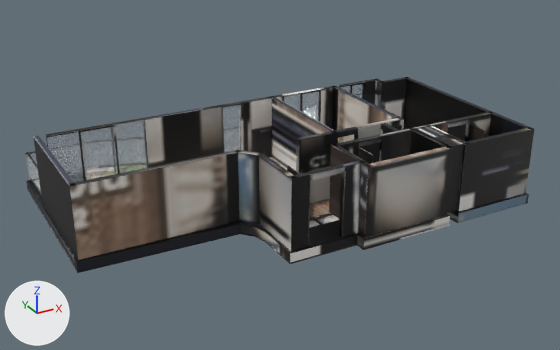
Before and after pictures for a commit that changed the glTF model akasya-3d/kent-29/model.glb.
Before and after are seen from a 50 mm camera at (-11.27, -21.02, 10.87) aimed at (0.15, -0.25, 0.49). Every picture has the same lights, and +X, +Y and +Z are marked at lower left. The first picture is the older version. Where no turn or scale is listed for an object, it has been applied to the vertices. Vertices at exactly the same position are counted once.
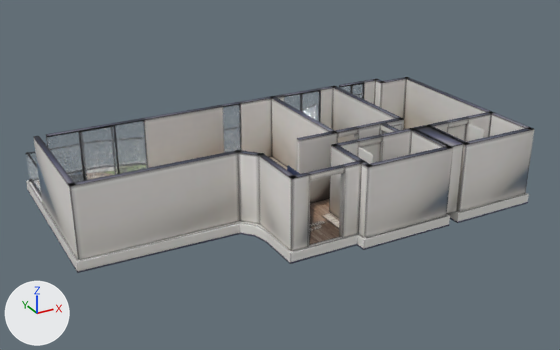
Changed parts and their boxes (x1, y1, x2, y2) in the pictures (560 x 350 px):
'Mesh_0', surface changed (lighter)
    both: (26, 77, 534, 273)
part 1 of me_mesh_0, deleted (mostly hidden)
    before: (27, 180, 359, 273)
part 2 of me_mesh_0, surface changed (black to grey)
    both: (29, 78, 534, 273)

What changed in the scene script:
```text
Change mat_baked:
    where n3 = _N.new('ShaderNodeMapping'); n3.name = 'Mapping'
    n3.inputs[1].default_value: (0.000993, -14.97, 0.0) -> (0.000997, -14.97, 0.0)  # 'Location'
    n3.inputs[3].default_value: (14.8, 15.97, 1.0) -> (14.9, 15.97, 1.0)  # 'Scale'
Change me_mesh_0:
    used by ob_mesh_0; location = (-7.17, 4.7, -0.36)
    remove me_mesh_0.from_pydata(...)  # 2550 vertices, 4644 faces; spans x 0.0..14.33, y -9.28..0.0, z 0.0..2.62
    add me_mesh_0.from_pydata(...)  # 2076 vertices, 3696 faces; spans x 0.0..14.33, y -9.28..0.0, z 0.0..2.62
    me_mesh_0 part 1: 474 vertices removed from x 0.0..14.33, y -7.49..-2.1, z 0.0..0.36
    me_mesh_0 part 2: 1782 kept faces spanning x 0.0..14.33, y -9.28..0.0, z 0.0..2.62 get new texture (UV) coordinates
```
